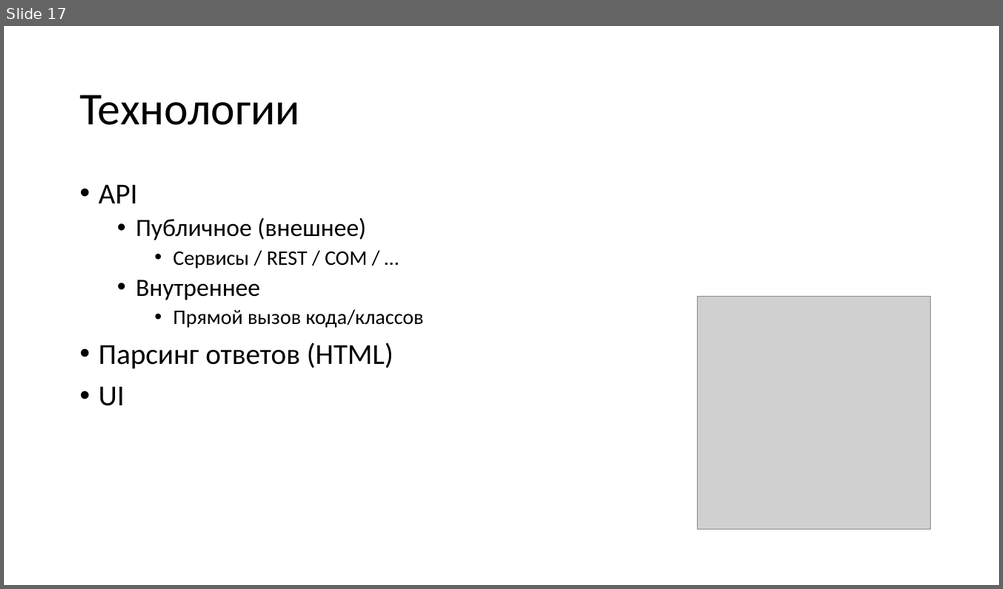
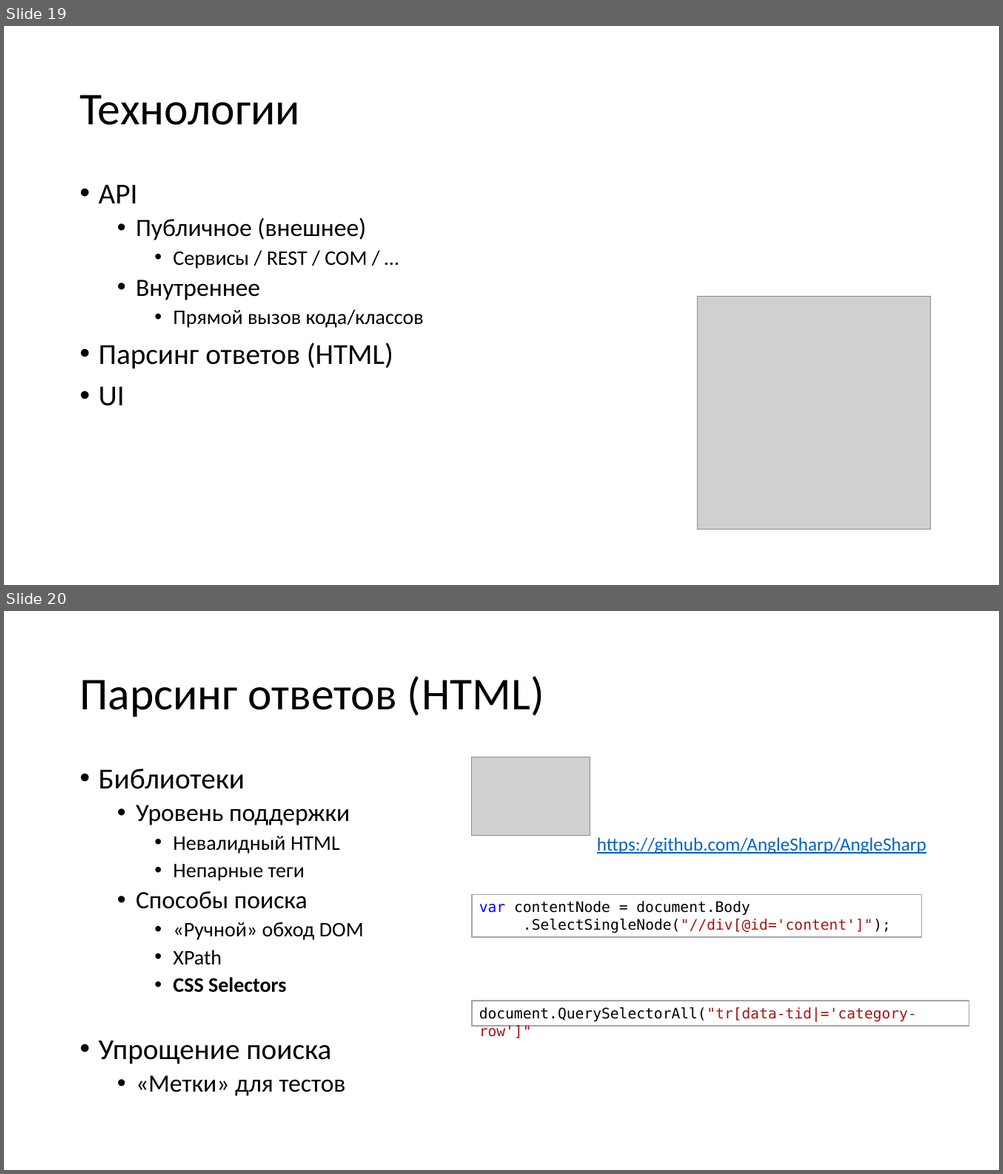
Before and after one commit to MihailRomanov/DevTools_Course, a slide deck: Lections/04_Integration_tests.pptx. Shown one above the other, each under a label of ours: slide 17 before the commit, slides 19 and 20 after it. The pictures are 1003x589 and 1003x1174 pixels, drawn with LibreOffice and Linux fonts; fonts in the diff are those of the drawing; grey boxes stand for pictures. Boxes give left, top, right and bottom in pixels: in the first picture for what was removed or moved away, otherwise in the second. Text is boxed around its words. In the diff, an @@ line names an element or a change of style, - is before the commit and + after.

```diff
--- a/Lections/04_Integration_tests.pptx
+++ b/Lections/04_Integration_tests.pptx
@@ slide 20 added at (x1=4, y1=611, x2=999, y2=1170), background #FFFFFF @@
@@ title added at (x1=79, y1=676, x2=544, y2=717), 44 pt, text #000000 @@
+Парсинг ответов (HTML)
@@ picture added at (x1=472, y1=758, x2=589, y2=835) @@
@@ text added at (x1=99, y1=769, x2=364, y2=1096), 20 pt, text #000000 @@
+• Библиотеки
+  • Уровень поддержки
+    • Невалидный HTML
+    • Непарные теги
+  • Способы поиска
+    • «Ручной» обход DOM
+    • XPath
+    • CSS Selectors
+• Упрощение поиска
+  • «Метки» для тестов
@@ text added at (x1=597, y1=837, x2=926, y2=854), 18 pt, text #0563C1, underline @@
+https://github.com/AngleSharp/AngleSharp
@@ rectangle added at (x1=472, y1=894, x2=922, y2=937), fill #FFFFFF, outline #A5A5A5 1 pt, 14 pt, text #000000 @@
+var contentNode = document.Body
+.SelectSingleNode("//div[@id='content']");
@@ rectangle added at (x1=472, y1=1001, x2=970, y2=1027), fill #FFFFFF, outline #A5A5A5 1 pt, 14 pt, text #A31515 @@
+document.QuerySelectorAll("tr[data-tid|='category-row']"
@@ what was slide 17 is now slide 19 @@
```
Also in this commit, not shown: 5 slides changed, 4 other slides added, 5 other files.
